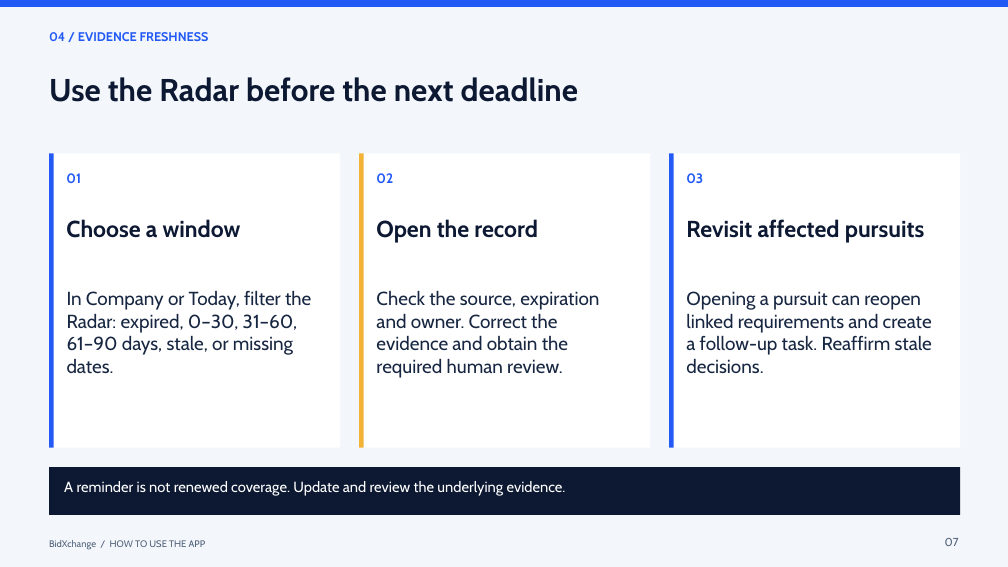
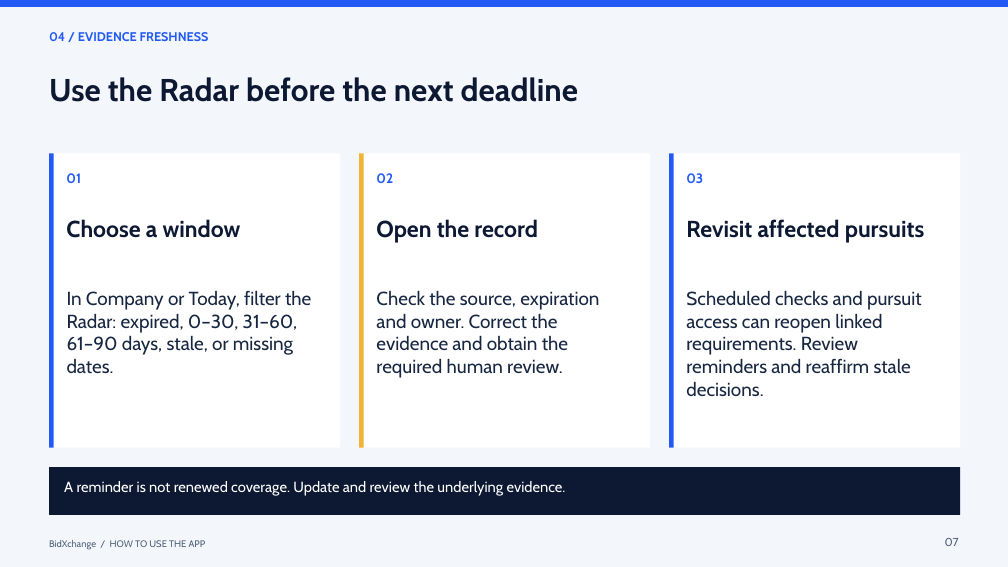
Before and after one commit to MedFlowUSA/BidXchange, a slide deck: slide 7 of docs/presentations/BidXchange-How-To-Use.pptx. Drawn at 1008x567 pixels with LibreOffice and Linux fonts; fonts in the diff are those of the drawing. Boxes give left, top, right and bottom in pixels: in the first picture for what was removed or moved away, otherwise in the second. Text is boxed around its words. In the diff, an @@ line names an element or a change of style, - is before the commit and + after.

```diff
--- a/docs/presentations/BidXchange-How-To-Use.pptx
+++ b/docs/presentations/BidXchange-How-To-Use.pptx
@@ text at (686, 291, 922, 396): text changed @@
-Opening a pursuit can reopen linked requirements and create a follow-up task. Reaffirm stale decisions.
+Scheduled checks and pursuit access can reopen linked requirements. Review reminders and reaffirm stale decisions.
```
Also in this commit, not shown: 1 other slide changed, 2 slides added, 24 other files.
